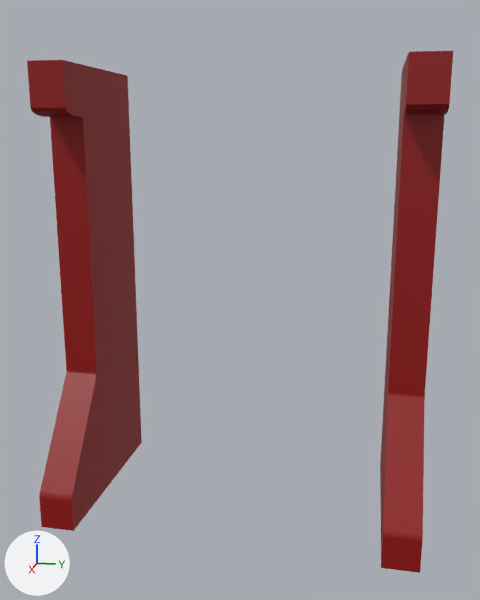
A saved change to the FBX model tfg_hectorgarcia_escaperoom/Models/ParedJuntas.fbx.
One viewpoint serves both versions: a camera (50 mm lens) standing at (4.6, 0.86, 2.54) and looking at (0.31, 0.0, 1.47). Arrows for +X, +Y and +Z are at lower left; the lights stay in place. The picture after the commit comes second. Where no turn or scale is listed for an object, it has been applied to the vertices.

The first picture shows 'JuntaDcha', 'JuntaIzq'.
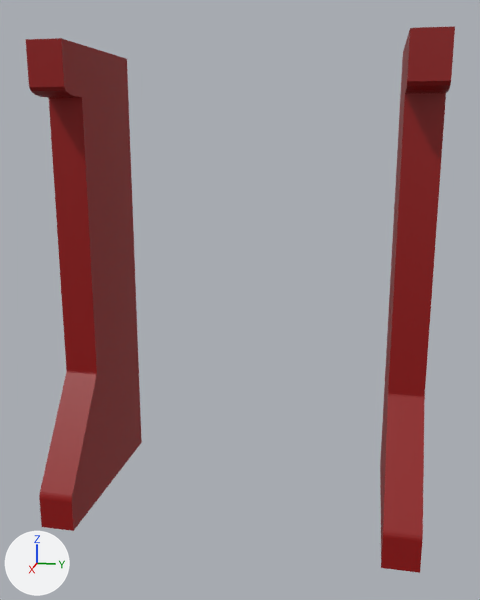
What differs and where, as boxes (x1, y1, x2, y2) in the pictures (480 x 600 px; the box of a moved part takes in the faces that stretch with it):
'JuntaIzq', reshaped: before (27, 60, 142, 531); after (26, 38, 142, 531)
'JuntaDcha', reshaped: before (380, 51, 453, 573); after (380, 26, 455, 573)
part 1 of me_cube_005, moved or reshaped: before (402, 51, 453, 181); after (402, 26, 455, 181)
part 2 of me_cube_007, moved or reshaped: before (27, 60, 128, 177); after (26, 38, 128, 177)

The change, as a diff of the scene's bpy script:
```diff
--- a/tfg_hectorgarcia_escaperoom/Models/ParedJuntas.fbx.py
+++ b/tfg_hectorgarcia_escaperoom/Models/ParedJuntas.fbx.py
@@ me_cube_005 @@
 # used by ob_juntadcha; location = (0.0, 0.0, 0.0)
-me_cube_005.from_pydata(...)  # 88 vertices, 75 faces; spans x -0.38..0.96, y 1.0..1.23, z 0.0..2.99
+me_cube_005.from_pydata(...)  # 88 vertices, 75 faces; spans x -0.38..0.96, y 1.0..1.23, z 0.0..3.11
+# me_cube_005 part 1: all 36 vertices in x -0.38..0.7, y 1.0..1.23, z 2.46..2.99 are moved by (0.0, 0.0, 0.12)
 me_cube_005.materials.append(mat_material_004)
@@ me_cube_007 @@
 # used by ob_juntaizq; location = (0.0, 0.0, 0.0)
-me_cube_007.from_pydata(...)  # 88 vertices, 75 faces; spans x -0.38..0.96, y -1.23..-1.0, z 0.0..2.99
+me_cube_007.from_pydata(...)  # 88 vertices, 75 faces; spans x -0.38..0.96, y -1.23..-1.0, z 0.0..3.11
+# me_cube_007 part 2: all 36 vertices in x -0.38..0.7, y -1.23..-1.0, z 2.46..2.99 are moved by (0.0, 0.0, 0.12)
 me_cube_007.materials.append(mat_material_004)
```
